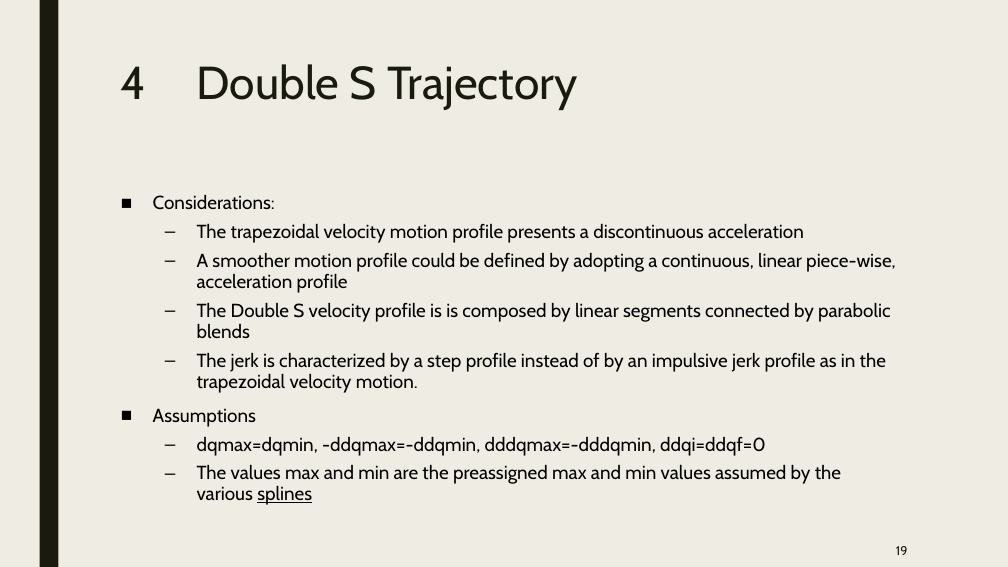
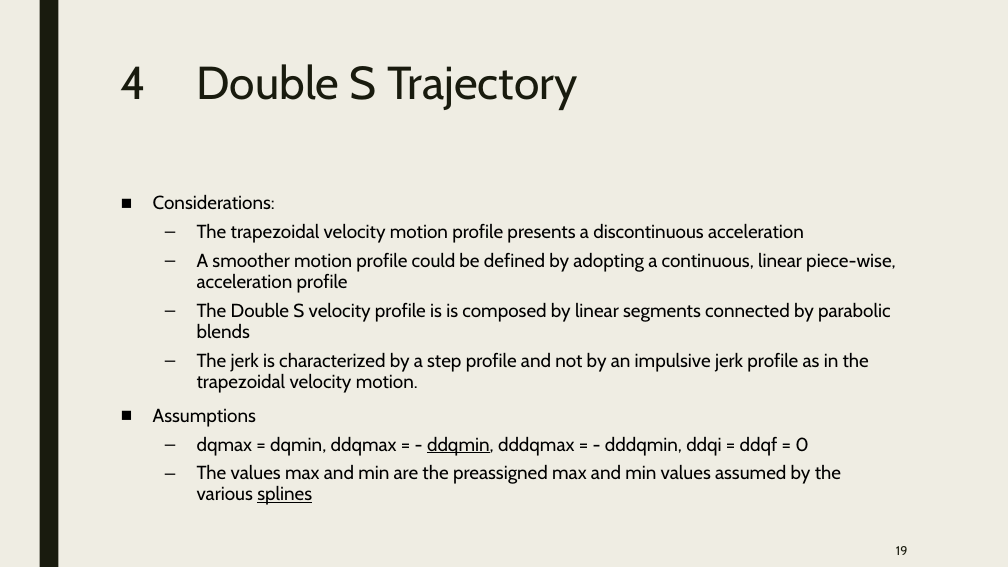
Before and after one commit to nicolamarchiotto/Robotics-Vision-and-Control, a slide deck: slide 19 of Homeworks/RVC_presentation.pptx. Drawn at 1008x567 pixels with LibreOffice and Linux fonts; fonts in the diff are those of the drawing. Boxes give left, top, right and bottom in pixels: in the first picture for what was removed or moved away, otherwise in the second. Text is boxed around its words. In the diff, an @@ line names an element or a change of style, - is before the commit and + after.

```diff
--- a/Homeworks/RVC_presentation.pptx
+++ b/Homeworks/RVC_presentation.pptx
@@ text at (x1=197, y1=352, x2=869, y2=393): text changed @@
-  – The jerk is characterized by a step profile instead of by an impulsive jerk profile as in the trapezoidal velocity motion.
+  – The jerk is characterized by a step profile and not by an impulsive jerk profile as in the trapezoidal velocity motion.
@@ text at (x1=197, y1=436, x2=808, y2=456): text changed @@
-  – dqmax=dqmin, -ddqmax=-ddqmin, dddqmax=-dddqmin, ddqi=ddqf=0
+  – dqmax = dqmin, ddqmax = - ddqmin, dddqmax = - dddqmin, ddqi = ddqf = 0
```
Also in this commit, not shown: 11 other slides changed, 2 slides added, 2 slides removed, 47 other files.
